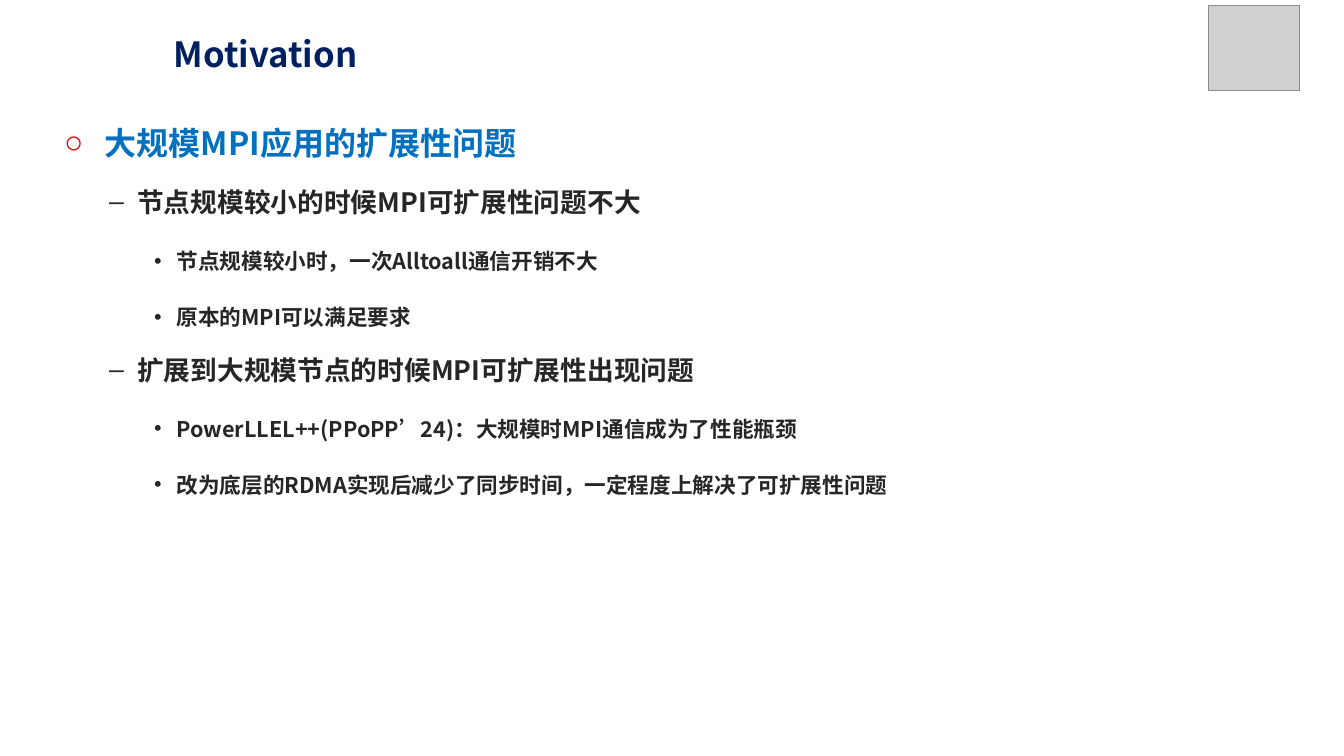
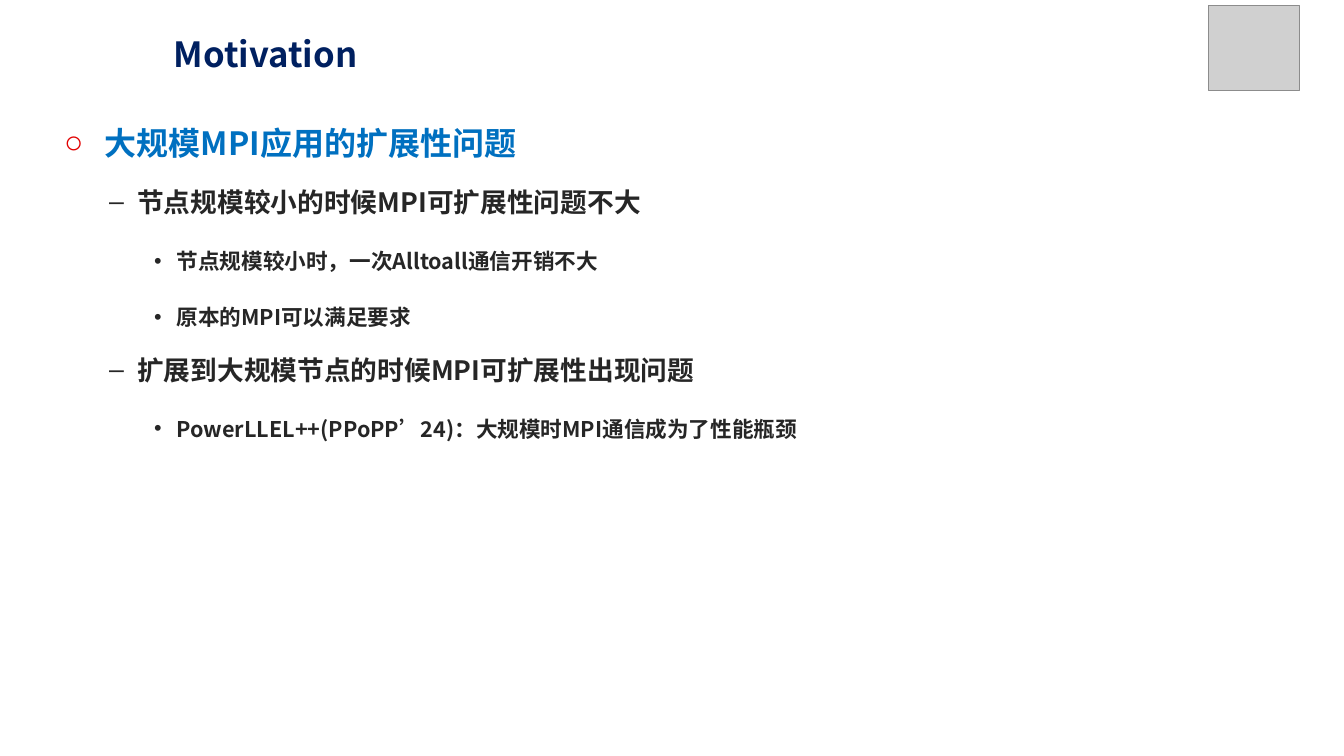
Before and after one commit to HHTheBest/paper-ppt, a slide deck: slide 5 of 2023-11-30-组会报告.pptx. Drawn at 1344x756 pixels with LibreOffice and Linux fonts; fonts in the diff are those of the drawing; grey boxes stand for pictures; background and template pictures are left out. Boxes give left, top, right and bottom in pixels: in the first picture for what was removed or moved away, otherwise in the second. Text is boxed around its words. In the diff, an @@ line names an element or a change of style, - is before the commit and + after.

```diff
--- a/2023-11-30-组会报告.pptx
+++ b/2023-11-30-组会报告.pptx
@@ text at box(177, 474, 888, 496): paragraph removed @@
-    • 改为底层的RDMA实现后减少了同步时间，一定程度上解决了可扩展性问题
```
Also in this commit, not shown: 1 other slide changed.
